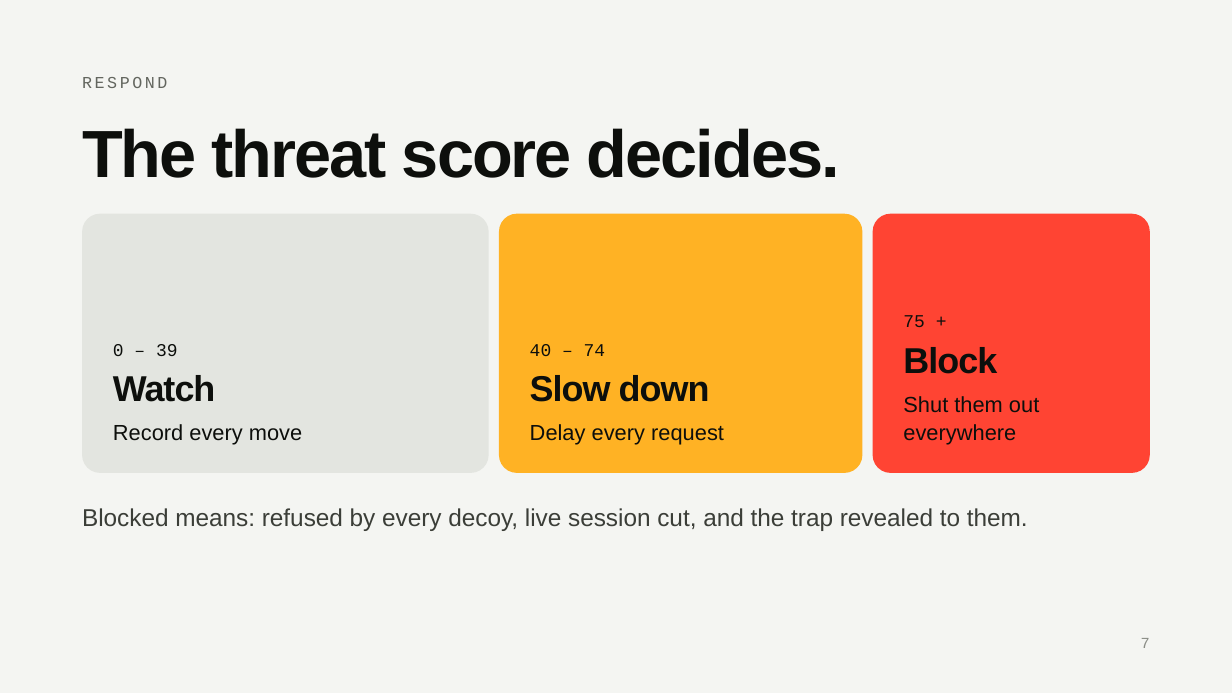
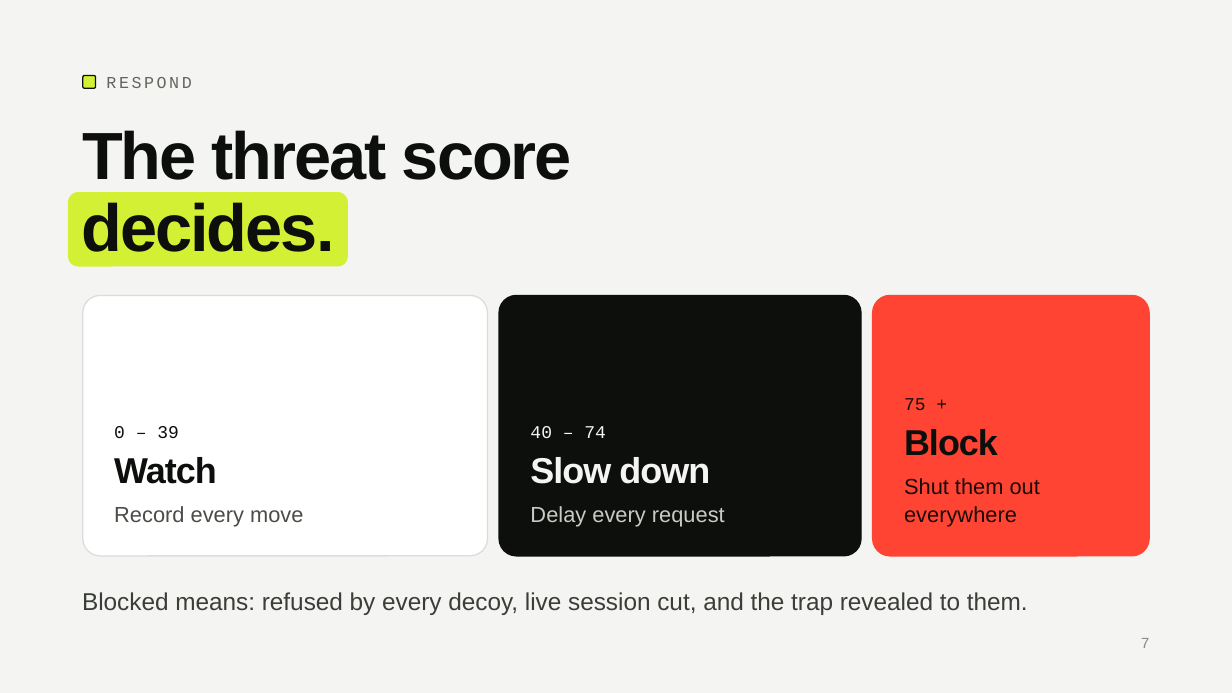
Before and after one commit to AmarWaqar-TSKLI/mirage, a slide deck: slide 7 of submissions/project-presentation/Group5_presentation.pptx. Drawn at 1232x693 pixels with LibreOffice and Linux fonts; fonts in the diff are those of the drawing. Boxes give left, top, right and bottom in pixels: in the first picture for what was removed or moved away, otherwise in the second. Text is boxed around its words. In the diff, an @@ line names an element or a change of style, - is before the commit and + after.

Commit message:
Give every slide the same look

```diff
--- a/submissions/project-presentation/Group5_presentation.pptx
+++ b/submissions/project-presentation/Group5_presentation.pptx
@@ rounded rectangle added at (83, 76, 96, 89), fill #D4F034, outline #0D0F0C 1 pt @@
@@ text "RESPOND": place and size @@
-text "RESPOND" at (82, 77, 167, 88)
+text "RESPOND" at (106, 77, 191, 88)
@@ text at (82, 130, 572, 180): text changed @@
-The threat score decides.
+The threat score
@@ freeform shape added at (68, 192, 348, 267), fill #D4F034, 52 pt, text #0D0F0C, bold @@
+decides.
@@ rounded rectangle at (83, 296, 488, 556): fill #E3E5E0 to #FFFFFF; outline none to #DCDDD8 1 pt; proportions changed @@
@@ rounded rectangle at (499, 296, 861, 556): fill #FFB224 to #0D0F0C; outline none to #0D0F0C 1 pt; proportions changed @@
@@ 3 texts, 3 rounded rectangles: place and size @@
-3 texts, 3 rounded rectangles at (82, 213, 1150, 531)
+3 texts, 3 rounded rectangles at (82, 296, 1149, 615)
@@ rounded rectangle at (872, 296, 1149, 556): outline none to #FF4433 1 pt; proportions changed @@
@@ text "0 – 39": place and size @@
-text "0 – 39" at (113, 344, 178, 356)
+text "0 – 39" at (114, 426, 179, 438)
@@ text "40 – 74" at (530, 426, 606, 438): text colour #0D0F0C to #F4F5F2 @@
@@ 4 texts: place and size @@
-4 texts at (530, 347, 1039, 445)
+4 texts at (530, 429, 1040, 527)
@@ text "Watch": place and size @@
-text "Watch" at (113, 375, 216, 402)
+text "Watch" at (114, 457, 217, 484)
@@ text "Slow down" at (530, 457, 710, 484): text colour #0D0F0C to #F4F5F2 @@
@@ text "Shut them out everywhere" at (904, 478, 1040, 527): text colour #0D0F0C to #1A0A08 @@
@@ text "Record every move": place and size @@
-text "Record every move" at (113, 424, 302, 445)
+text "Record every move" at (114, 506, 303, 527)
@@ text "Record every move" at (114, 506, 303, 527): text colour #0D0F0C to #4A4D47 @@
@@ text "Delay every request" at (530, 506, 725, 527): text colour #0D0F0C to #C9CBC5 @@
```
Also in this commit, not shown: 13 other slides changed.
